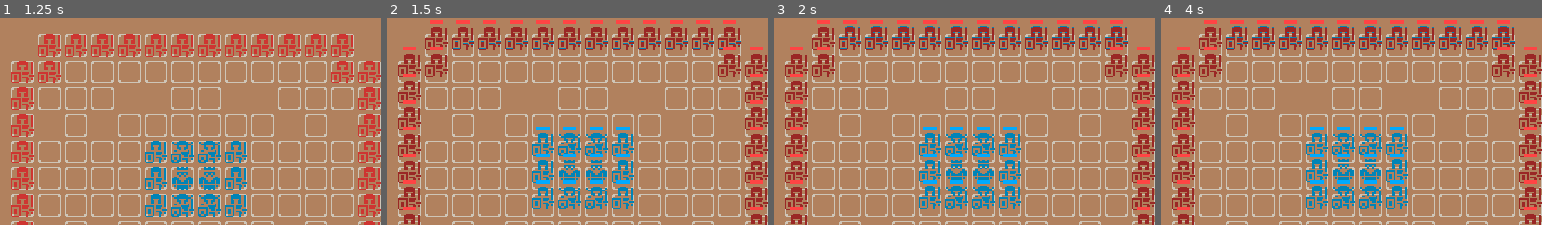
Above: before the commit, frames 1-4 (left to right).
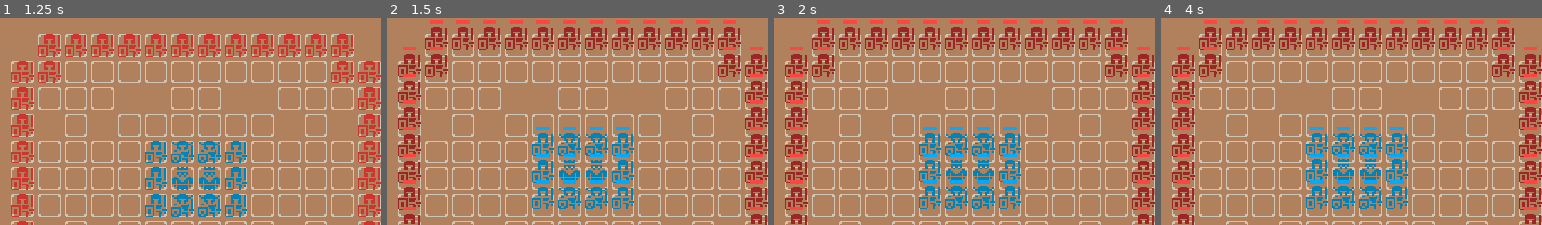
Above: after the commit, the same moments.

Repository: troylee24/miz-jam-1
Game: Godot game, scene res://World/Scenes/World5.tscn
Two runs of this game, one before a commit and one after it. Both use one fixed random seed, a clock stepped at 60 frames per second and the inputs below. This scene is started directly instead of the project's main scene. Sound files missing from this copy of the repository are replaced by a short silence.
Inputs:
- Up to frame 1 (1.25 s): click "RESTART" at 0.5 s
- Up to frame 2 (1.5 s): click "START" at 1.25 s
- Up to frame 3 (2 s): no input
- Up to frame 4 (4 s): click "END TURN" at 2 s; click "RESTART" at 2.75 s; click "START" at 3.5 s
The pictures show only the part of the screen within x 26-76%, y 15-65%; the shares and areas given below are measured in that part.

Frame 1 is identical in both runs. In frame 2, 0.3% of the frame differs, in the area x 17-93%, y 11-15%; in frame 3, 0.8%, in the area x 17-93%, y 3-15%; in frame 4, 0.8%.

Commit message:
Fixed World

Diff:
--- /dev/null
+++ b/UI/UI.tscn
@@ -0,0 +1,455 @@
+[gd_scene load_steps=12 format=2]
+
+[ext_resource path="res://UI/UI.gd" type="Script" id=1]
+[ext_resource path="res://Fonts/ARCADECLASSIC.TTF" type="DynamicFontData" id=2]
+[ext_resource path="res://Tileset.png" type="Texture" id=3]
+[ext_resource path="res://Fonts/pixelmix.ttf" type="DynamicFontData" id=4]
+[ext_resource path="res://UI/arrow.png" type="Texture" id=5]
+
+[sub_resource type="DynamicFont" id=1]
+outline_size = 1
+outline_color = Color( 0, 0, 0, 1 )
+font_data = ExtResource( 2 )
+
+[sub_resource type="DynamicFont" id=2]
+size = 32
+outline_size = 2
+outline_color = Color( 0, 0, 0, 1 )
+font_data = ExtResource( 2 )
+
+[sub_resource type="Animation" id=3]
+resource_name = "win"
+length = 4.0
+loop = true
+tracks/0/type = "value"
+tracks/0/path = NodePath("Turns:rect_position")
+tracks/0/interp = 1
+tracks/0/loop_wrap = true
+tracks/0/imported = false
+tracks/0/enabled = true
+tracks/0/keys = {
+"times": PoolRealArray( 0, 1, 2, 3 ),
+"transitions": PoolRealArray( 1, 1, 1, 1 ),
+"update": 0,
+"values": [ Vector2( 0, 8 ), Vector2( -8, 8 ), Vector2( 0, 8 ), Vector2( 8, 0 ) ]
+}
+tracks/1/type = "value"
+tracks/1/path = NodePath("Turns:rect_rotation")
+tracks/1/interp = 1
+tracks/1/loop_wrap = true
+tracks/1/imported = false
+tracks/1/enabled = true
+tracks/1/keys = {
+"times": PoolRealArray( 0, 1, 2, 3 ),
+"transitions": PoolRealArray( 1, 1, 1, 1 ),
+"update": 0,
+"values": [ 0.0, -1.0, 0.0, 1.0 ]
+}
+
+[sub_resource type="DynamicFont" id=4]
+size = 8
+font_data = ExtResource( 4 )
+
+[sub_resource type="DynamicFont" id=5]
+size = 6
+font_data = ExtResource( 4 )
+
+[sub_resource type="DynamicFont" id=6]
+size = 6
+font_data = ExtResource( 4 )
+
+[node name="UI" type="Control"]
+script = ExtResource( 1 )
+__meta__ = {
+"_edit_use_anchors_": true
+}
+
+[node name="Background" type="ColorRect" parent="."]
+margin_right = 480.0
+margin_bottom = 272.0
+mouse_filter = 2
+color = Color( 0.698039, 0.509804, 0.372549, 1 )
+__meta__ = {
+"_edit_use_anchors_": false
+}
+
+[node name="Turns" type="HBoxContainer" parent="."]
+anchor_right = 1.0
+margin_top = 8.0
+margin_right = 480.0
+margin_bottom = 41.0
+custom_constants/separation = -40
+__meta__ = {
+"_edit_group_": true,
+"_edit_use_anchors_": false
+}
+
+[node name="Player1" type="Label" parent="Turns"]
+margin_top = 8.0
+margin_right = 244.0
+margin_bottom = 25.0
+size_flags_horizontal = 3
+size_flags_vertical = 6
+custom_fonts/font = SubResource( 1 )
+custom_colors/font_color = Color( 0, 0.529412, 1, 1 )
+text = "Player 1"
+align = 1
+valign = 1
+
+[node name="Turn" type="Label" parent="Turns"]
+margin_left = 204.0
+margin_right = 276.0
+margin_bottom = 33.0
+custom_fonts/font = SubResource( 2 )
+custom_colors/font_color = Color( 1, 1, 1, 1 )
+text = "TURN"
+align = 1
+valign = 1
+__meta__ = {
+"_edit_use_anchors_": false
+}
+
+[node name="LeftArrow" type="TextureRect" parent="Turns/Turn"]
+margin_left = -36.0
+margin_right = -4.0
+margin_bottom = 33.0
+texture = ExtResource( 5 )
+__meta__ = {
+"_edit_use_anchors_": false
+}
+
+[node name="RightArrow" type="TextureRect" parent="Turns/Turn"]
+margin_left = 76.0
+margin_right = 108.0
+margin_bottom = 33.0
+texture = ExtResource( 5 )
+flip_h = true
+
+[node name="Player2" type="Label" parent="Turns"]
+margin_left = 236.0
+margin_top = 8.0
+margin_right = 480.0
+margin_bottom = 25.0
+size_flags_horizontal = 3
+size_flags_vertical = 6
+custom_fonts/font = SubResource( 1 )
+custom_colors/font_color = Color( 1, 0.231373, 0.231373, 1 )
+text = "Player 2"
+align = 1
+valign = 1
+
+[node name="AnimationPlayer" type="AnimationPlayer" parent="."]
+anims/win = SubResource( 3 )
+
+[node name="LeftSide" type="ColorRect" parent="."]
+anchor_right = 1.0
+anchor_bottom = 1.0
+margin_left = 24.0
+margin_top = 40.0
+margin_right = 104.0
+margin_bottom = 248.0
+color = Color( 0.14902, 0.14902, 0.14902, 1 )
+__meta__ = {
+"_edit_use_anchors_": false
+}
+
+[node name="Panel" type="Panel" parent="LeftSide"]
+margin_left = 8.0
+margin_top = 8.0
+margin_right = 72.0
+margin_bottom = 200.0
+__meta__ = {
+"_edit_use_anchors_": false
+}
+
+[node name="MarginContainer" type="MarginContainer" parent="LeftSide/Panel"]
+anchor_right = 1.0
+anchor_bottom = 1.0
+custom_constants/margin_top = 5
+custom_constants/margin_bottom = 5
+__meta__ = {
+"_edit_use_anchors_": false
+}
+
+[node name="SideBar" type="VBoxContainer" parent="LeftSide/Panel/MarginContainer"]
+margin_top = 5.0
+margin_right = 64.0
+margin_bottom = 187.0
+size_flags_horizontal = 3
+size_flags_vertical = 3
+custom_constants/separation = 10
+__meta__ = {
+"_edit_use_anchors_": false
+}
+
+[node name="StartButton" type="Button" parent="LeftSide/Panel/MarginContainer/SideBar"]
+margin_right = 64.0
+margin_bottom = 14.0
+custom_fonts/font = SubResource( 4 )
+text = "START"
+__meta__ = {
+"_edit_use_anchors_": false
+}
+
+[node name="RestartButton" type="Button" parent="LeftSide/Panel/MarginContainer/SideBar"]
+margin_top = 24.0
+margin_right = 64.0
+margin_bottom = 38.0
+custom_fonts/font = SubResource( 4 )
+text = "RESTART"
+__meta__ = {
+"_edit_use_anchors_": false
+}
+
+[node name="EndTurnButton" type="Button" parent="LeftSide/Panel/MarginContainer/SideBar"]
+margin_top = 48.0
+margin_right = 64.0
+margin_bottom = 62.0
+custom_fonts/font = SubResource( 4 )
+disabled = true
+text = "END TURN"
+__meta__ = {
+"_edit_use_anchors_": false
+}
+
+[node name="Info" type="Label" parent="LeftSide/Panel/MarginContainer/SideBar"]
+margin_top = 72.0
+margin_right = 64.0
+margin_bottom = 182.0
+size_flags_horizontal = 3
+size_flags_vertical = 3
+custom_fonts/font = SubResource( 5 )
+text = "(Click to preview actions)
+
+(Move)
+move range
+
+(Attack)
+atk range
+
+(Target)
+valid atk"
+align = 1
+autowrap = true
+
+[node name="RightSide" type="ColorRect" parent="."]
+anchor_right = 1.0
+anchor_bottom = 1.0
+margin_left = 376.0
+margin_top = 40.0
+margin_right = 456.0
+margin_bottom = 248.0
+color = Color( 0.14902, 0.14902, 0.14902, 1 )
+__meta__ = {
+"_edit_group_": true,
+"_edit_use_anchors_": false
+}
+
+[node name="Panel" type="Panel" parent="RightSide"]
+margin_left = 8.0
+margin_top = 8.0
+margin_right = 72.0
+margin_bottom = 200.0
+__meta__ = {
+"_edit_use_anchors_": false
+}
+
+[node name="MarginContainer" type="MarginContainer" parent="RightSide/Panel"]
+margin_right = 64.0
+margin_bottom = 192.0
+custom_constants/margin_right = 5
+custom_constants/margin_top = 5
+custom_constants/margin_left = 5
+custom_constants/margin_bottom = 5
+__meta__ = {
+"_edit_use_anchors_": false
+}
+
+[node name="SideBar" type="VBoxContainer" parent="RightSide/Panel/MarginContainer"]
+margin_left = 5.0
+margin_top = 5.0
+margin_right = 59.0
+margin_bottom = 187.0
+size_flags_horizontal = 3
+size_flags_vertical = 3
+custom_constants/separation = 10
+__meta__ = {
+"_edit_use_anchors_": false
+}
+
+[node name="Info" type="VBoxContainer" parent="RightSide/Panel/MarginContainer/SideBar"]
+margin_right = 54.0
+margin_bottom = 182.0
+size_flags_horizontal = 3
+size_flags_vertical = 3
+__meta__ = {
+"_edit_use_anchors_": false
+}
+
+[node name="Knight" type="HBoxContainer" parent="RightSide/Panel/MarginContainer/SideBar/Info"]
+margin_right = 54.0
+margin_bottom = 19.0
+size_flags_horizontal = 3
+size_flags_vertical = 3
+
+[node name="Sprite" type="Sprite" parent="RightSide/Panel/MarginContainer/SideBar/Info/Knight"]
+texture = ExtResource( 3 )
+centered = false
+region_enabled = true
+region_rect = Rect2( 448, 0, 16, 16 )
+
+[node name="Label" type="Label" parent="RightSide/Panel/MarginContainer/SideBar/Info/Knight"]
+margin_right = 54.0
+margin_bottom = 19.0
+size_flags_horizontal = 3
+size_flags_vertical = 3
+custom_fonts/font = SubResource( 6 )
+text = "Knight"
+align = 2
+valign = 1
+
+[node name="Warrior" type="HBoxContainer" parent="RightSide/Panel/MarginContainer/SideBar/Info"]
+margin_top = 23.0
+margin_right = 54.0
+margin_bottom = 42.0
+size_flags_horizontal = 3
+size_flags_vertical = 3
+
+[node name="Sprite" type="Sprite" parent="RightSide/Panel/MarginContainer/SideBar/Info/Warrior"]
+texture = ExtResource( 3 )
+centered = false
+region_enabled = true
+region_rect = Rect2( 496, 0, 16, 16 )
+
+[node name="Label" type="Label" parent="RightSide/Panel/MarginContainer/SideBar/Info/Warrior"]
+margin_right = 54.0
+margin_bottom = 19.0
+size_flags_horizontal = 3
+size_flags_vertical = 3
+custom_fonts/font = SubResource( 6 )
+text = "Warrior"
+align = 2
+valign = 1
+
+[node name="King" type="HBoxContainer" parent="RightSide/Panel/MarginContainer/SideBar/Info"]
+margin_top = 46.0
+margin_right = 54.0
+margin_bottom = 65.0
+size_flags_horizontal = 3
+size_flags_vertical = 3
+
+[node name="Sprite" type="Sprite" parent="RightSide/Panel/MarginContainer/SideBar/Info/King"]
+texture = ExtResource( 3 )
+centered = false
+region_enabled = true
+region_rect = Rect2( 448, 48, 16, 16 )
+
+[node name="Label" type="Label" parent="RightSide/Panel/MarginContainer/SideBar/Info/King"]
+margin_right = 54.0
+margin_bottom = 19.0
+size_flags_horizontal = 3
+size_flags_vertical = 3
+custom_fonts/font = SubResource( 6 )
+text = "King"
+align = 2
+valign = 1
+
+[node name="Space" type="HBoxContainer" parent="RightSide/Panel/MarginContainer/SideBar/Info"]
+margin_top = 69.0
+margin_right = 54.0
+margin_bottom = 88.0
+size_flags_horizontal = 3
+size_flags_vertical = 3
+
+[node name="Empty" type="HBoxContainer" parent="RightSide/Panel/MarginContainer/SideBar/Info"]
+margin_top = 92.0
+margin_right = 54.0
+margin_bottom = 111.0
+size_flags_horizontal = 3
+size_flags_vertical = 3
+
+[node name="Sprite" type="Sprite" parent="RightSide/Panel/MarginContainer/SideBar/Info/Empty"]
+texture = ExtResource( 3 )
+centered = false
+region_enabled = true
+region_rect = Rect2( 624, 224, 16, 16 )
+
+[node name="Label" type="Label" parent="RightSide/Panel/MarginContainer/SideBar/Info/Empty"]
+margin_right = 54.0
+margin_bottom = 19.0
+size_flags_horizontal = 3
+size_flags_vertical = 3
+custom_fonts/font = SubResource( 6 )
+text = "Empty"
+align = 2
+valign = 1
+
+[node name="Move" type="HBoxContainer" parent="RightSide/Panel/MarginContainer/SideBar/Info"]
+margin_top = 115.0
+margin_right = 54.0
+margin_bottom = 134.0
+size_flags_horizontal = 3
+size_flags_vertical = 3
+
+[node name="Sprite" type="Sprite" parent="RightSide/Panel/MarginContainer/SideBar/Info/Move"]
+texture = ExtResource( 3 )
+centered = false
+region_enabled = true
+region_rect = Rect2( 624, 240, 16, 16 )
+
+[node name="Label" type="Label" parent="RightSide/Panel/MarginContainer/SideBar/Info/Move"]
+margin_right = 54.0
+margin_bottom = 19.0
+size_flags_horizontal = 3
+size_flags_vertical = 3
+custom_fonts/font = SubResource( 6 )
+text = "Move"
+align = 2
+valign = 1
+
+[node name="Attack" type="HBoxContainer" parent="RightSide/Panel/MarginContainer/SideBar/Info"]
+margin_top = 138.0
+margin_right = 54.0
+margin_bottom = 157.0
+size_flags_horizontal = 3
+size_flags_vertical = 3
+
+[node name="Sprite" type="Sprite" parent="RightSide/Panel/MarginContainer/SideBar/Info/Attack"]
+texture = ExtResource( 3 )
+centered = false
+region_enabled = true
+region_rect = Rect2( 672, 208, 16, 16 )
+
+[node name="Label" type="Label" parent="RightSide/Panel/MarginContainer/SideBar/Info/Attack"]
+margin_right = 54.0
+margin_bottom = 19.0
+size_flags_horizontal = 3
+size_flags_vertical = 3
+custom_fonts/font = SubResource( 6 )
+text = "Attack"
+align = 2
+valign = 1
+
+[node name="Target" type="HBoxContainer" parent="RightSide/Panel/MarginContainer/SideBar/Info"]
+margin_top = 161.0
+margin_right = 54.0
+margin_bottom = 182.0
+size_flags_horizontal = 3
+size_flags_vertical = 3
+
+[node name="Sprite" type="Sprite" parent="RightSide/Panel/MarginContainer/SideBar/Info/Target"]
+texture = ExtResource( 3 )
+centered = false
+region_enabled = true
+region_rect = Rect2( 688, 192, 16, 16 )
+
+[node name="Label" type="Label" parent="RightSide/Panel/MarginContainer/SideBar/Info/Target"]
+margin_right = 54.0
+margin_bottom = 21.0
+size_flags_horizontal = 3
+size_flags_vertical = 3
+custom_fonts/font = SubResource( 6 )
+text = "Target"
+align = 2
+valign = 1
+[connection signal="pressed" from="LeftSide/Panel/MarginContainer/SideBar/StartButton" to="." method="_on_StartButton_pressed"]
--- a/World/Scenes/World5.tscn
+++ b/World/Scenes/World5.tscn
@@ -8,7 +8,7 @@
 tile_data = PoolIntArray( 196617, 0, 0, 196618, 0, 0, 196619, 0, 0, 196620, 0, 0, 196621, 0, 0, 196622, 0, 0, 196623, 0 …(1839 unchanged characters)…
 
 [node name="Player1" parent="Board" index="0"]
-tile_data = PoolIntArray( 196618, 1, 0, 196619, 1, 0, 196620, 1, 0, 196621, 1, 0, 196622, 1, 0, 196623, 1, 0, 196624, 1, 0, 196625, 1, 0, 196626, 1, 0, 196627, 1, 0, 196628, 1, 0, 458765, 1, 0, 458766, 0, 0, 458767, 0, 0 …(128 unchanged characters)…
+tile_data = PoolIntArray( 458765, 1, 0, 458766, 0, 0, 458767, 0, 0 …(128 unchanged characters)…
 
 [node name="Player2" parent="Board" index="1"]
 tile_data = PoolIntArray( 196617, 1, 0, 196618, 1, 0, 196619, 1, 0, 196620, 1, 0, 196621, 1, 0, 196622, 1, 0, 196623, 1 …(579 unchanged characters)…
Not shown, changed: export.zip
Not shown, changed: export/index.pck
